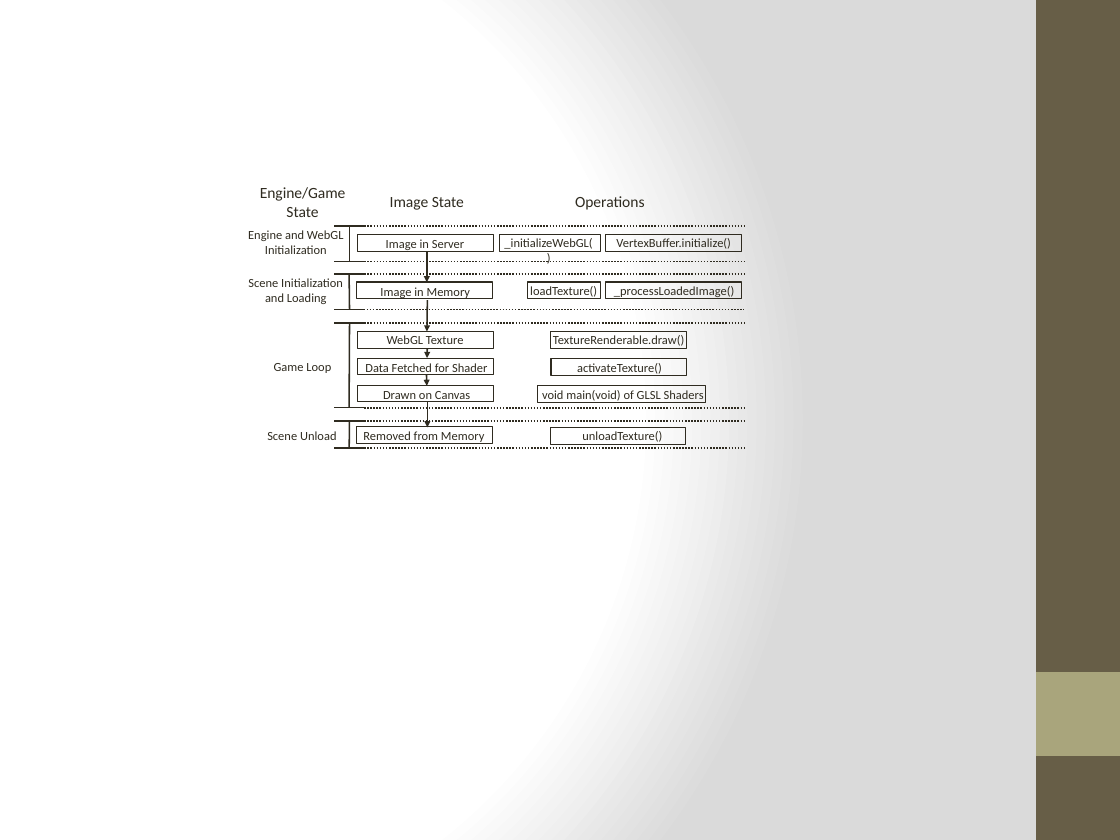
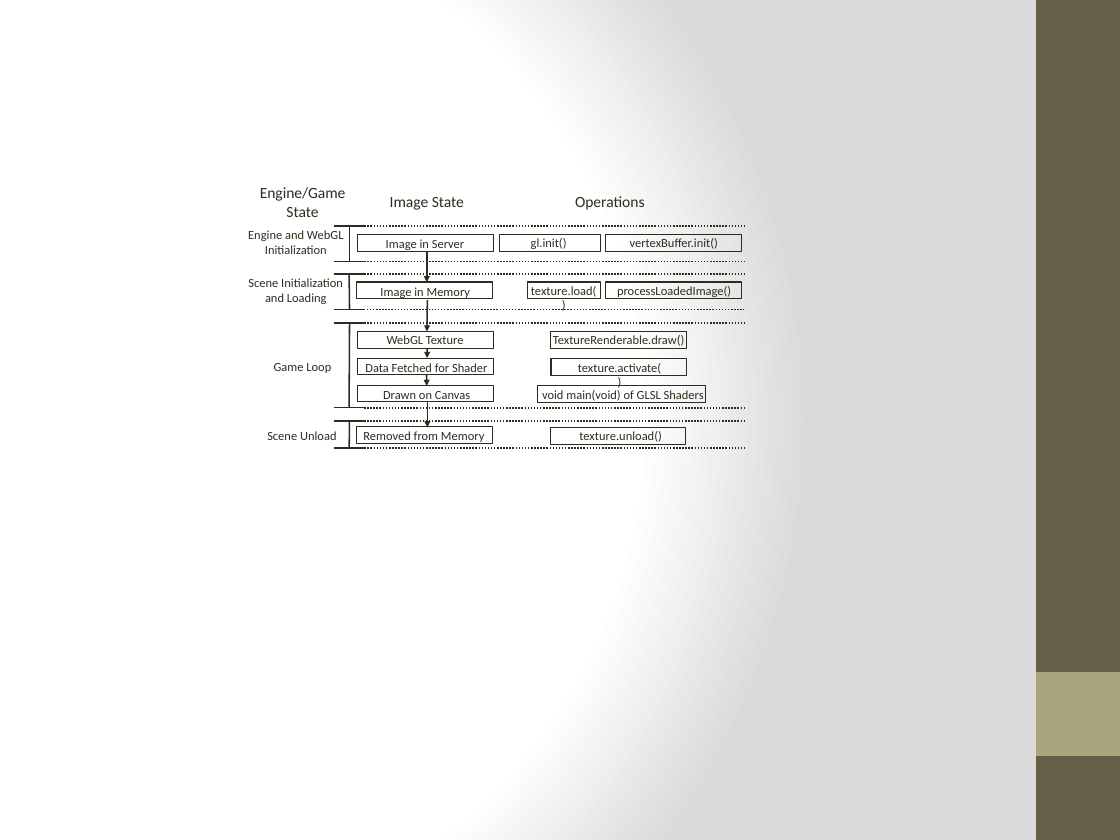
Before and after one commit to HTML5GameEngineGroup/GTCS-GameEngine2, a slide deck: slide 3 of Word/Diagrams/chapter5/chap5.figures.pptx. Drawn at 1120x840 pixels with LibreOffice and Linux fonts; fonts in the diff are those of the drawing. Boxes give left, top, right and bottom in pixels: in the first picture for what was removed or moved away, otherwise in the second. Text is boxed around its words. In the diff, an @@ line names an element or a change of style, - is before the commit and + after.

```diff
--- a/Word/Diagrams/chapter5/chap5.figures.pptx
+++ b/Word/Diagrams/chapter5/chap5.figures.pptx
@@ text at (531, 238, 567, 249): text changed @@
-_initializeWebGL()
+gl.init()
@@ text at (630, 238, 718, 249): text changed @@
-VertexBuffer.initialize()
+vertexBuffer.init()
@@ text at (531, 286, 596, 297): text changed @@
-loadTexture()
+texture.load()
@@ text at (617, 286, 731, 297): text changed @@
-_processLoadedImage()
+processLoadedImage()
@@ text at (578, 363, 661, 374): text changed @@
-activateTexture()
+texture.activate()
@@ text at (579, 431, 661, 442): text changed @@
-unloadTexture()
+texture.unload()
```
Also in this commit, not shown: 4 other files.
